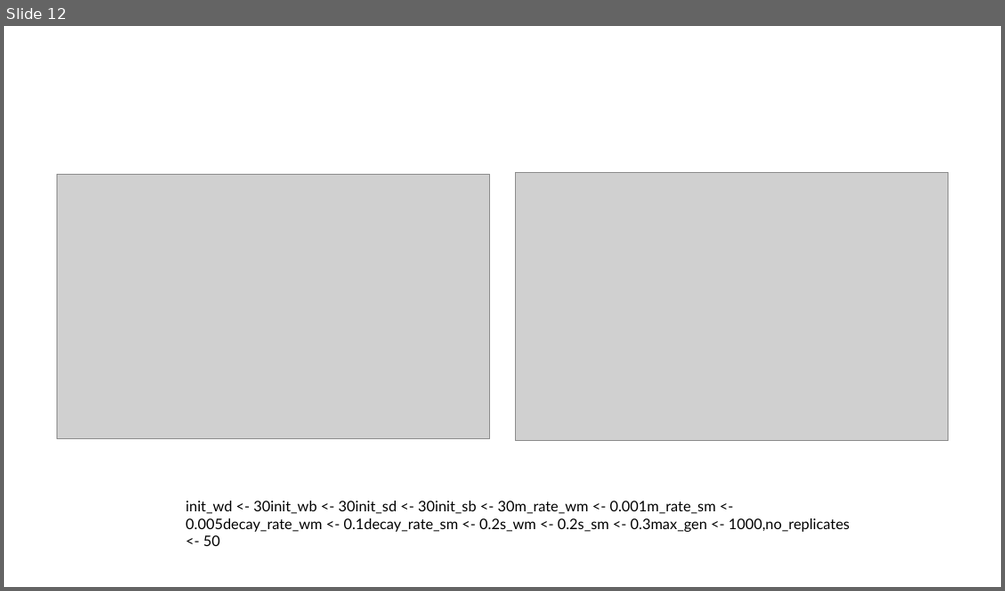
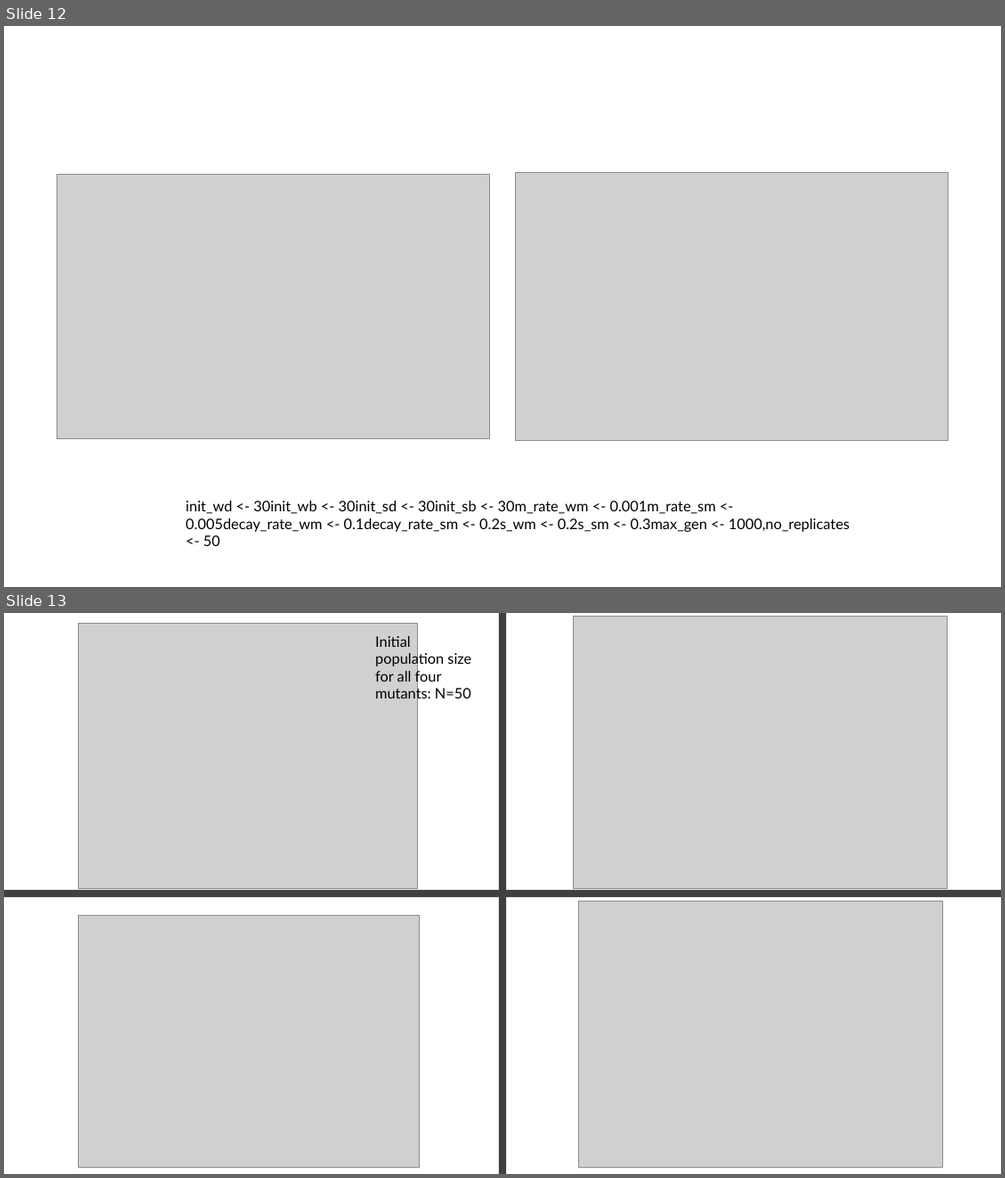
Before and after one commit to Julia-Eggenschwiler/THEEproject_Jaelle_Julia, a slide deck: THEE_presentation.pptx. Shown one above the other, each under a label of ours: slide 12 before the commit, slides 12 and 13 after it. The pictures are 1005x591 and 1005x1178 pixels, drawn with LibreOffice and Linux fonts; fonts in the diff are those of the drawing; grey boxes stand for pictures. Boxes give left, top, right and bottom in pixels: in the first picture for what was removed or moved away, otherwise in the second. Text is boxed around its words. In the diff, an @@ line names an element or a change of style, - is before the commit and + after.

```diff
--- a/THEE_presentation.pptx
+++ b/THEE_presentation.pptx
@@ slide 13 added at (x1=4, y1=613, x2=1001, y2=1174), background #FFFFFF @@
@@ picture added at (x1=78, y1=624, x2=418, y2=889) @@
@@ text added at (x1=375, y1=636, x2=471, y2=703), 14 pt, text #000000 @@
+Initial population size for all four mutants: N=50
@@ rectangle added at (x1=499, y1=613, x2=507, y2=1174), fill #404040 @@
@@ picture added at (x1=574, y1=616, x2=947, y2=889) @@
@@ rectangle added at (x1=4, y1=890, x2=505, y2=897), fill #404040 @@
@@ rectangle added at (x1=500, y1=890, x2=1001, y2=897), fill #404040 @@
@@ picture added at (x1=578, y1=901, x2=942, y2=1167) @@
@@ picture added at (x1=78, y1=915, x2=420, y2=1167) @@
```
Also in this commit, not shown: 1 slide removed, 1 other file.
